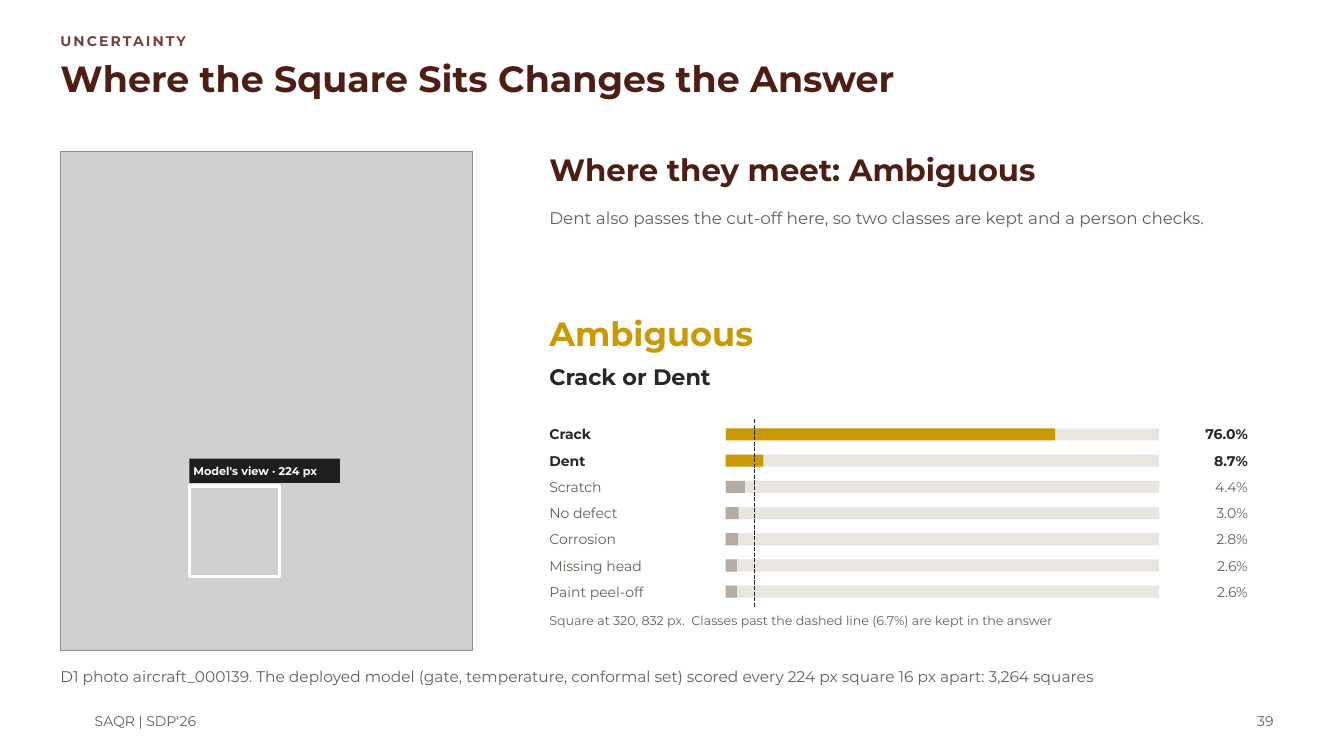
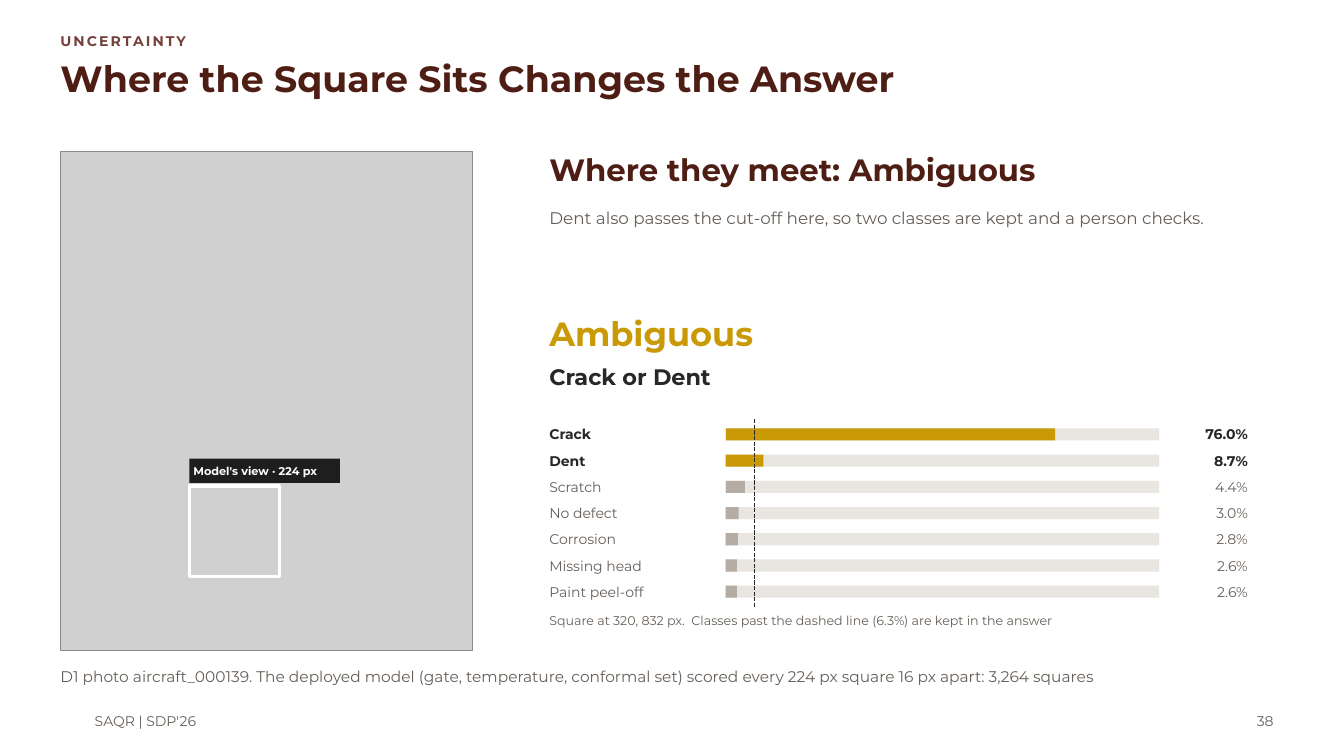
Before and after one commit to MASAR-AUS/SAQR, a slide deck: slide 38 of SAQR CMP490 Presentation.pptx (slide 39 before the commit). Drawn at 1344x756 pixels with LibreOffice and Linux fonts; fonts in the diff are those of the drawing; grey boxes stand for pictures; background and template pictures are left out. Boxes give left, top, right and bottom in pixels: in the first picture for what was removed or moved away, otherwise in the second. Text is boxed around its words. In the diff, an @@ line names an element or a change of style, - is before the commit and + after.

```diff
--- a/SAQR CMP490 Presentation.pptx
+++ b/SAQR CMP490 Presentation.pptx
@@ text at (x1=549, y1=615, x2=1053, y2=628): text changed @@
-Square at 320, 832 px. Classes past the dashed line (6.7%) are kept in the answer
+Square at 320, 832 px. Classes past the dashed line (6.3%) are kept in the answer
@@ page number at (x1=1257, y1=716, x2=1274, y2=726): text changed @@
-39
+38
```
Also in this commit, not shown: 11 other slides changed, 1 slide removed.
